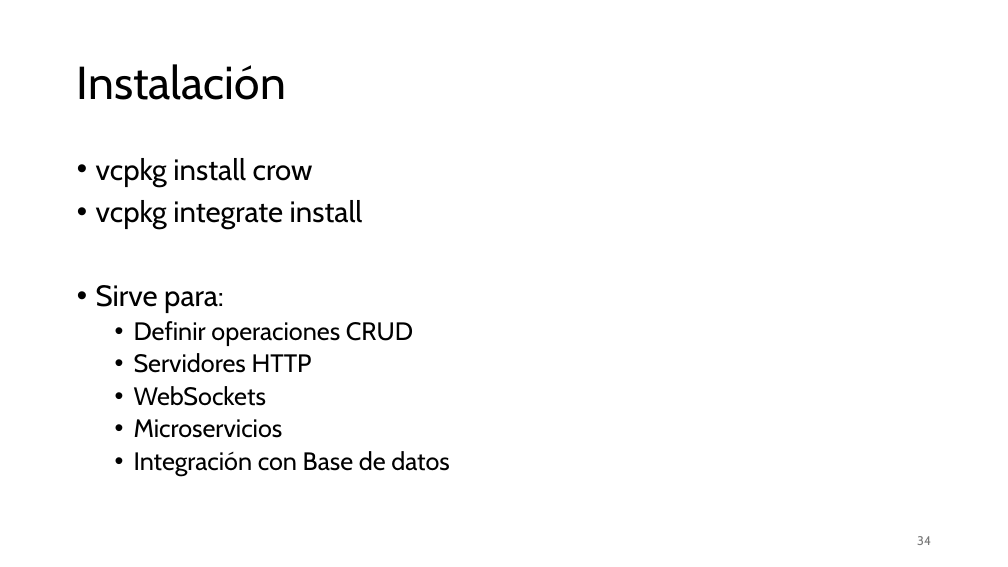
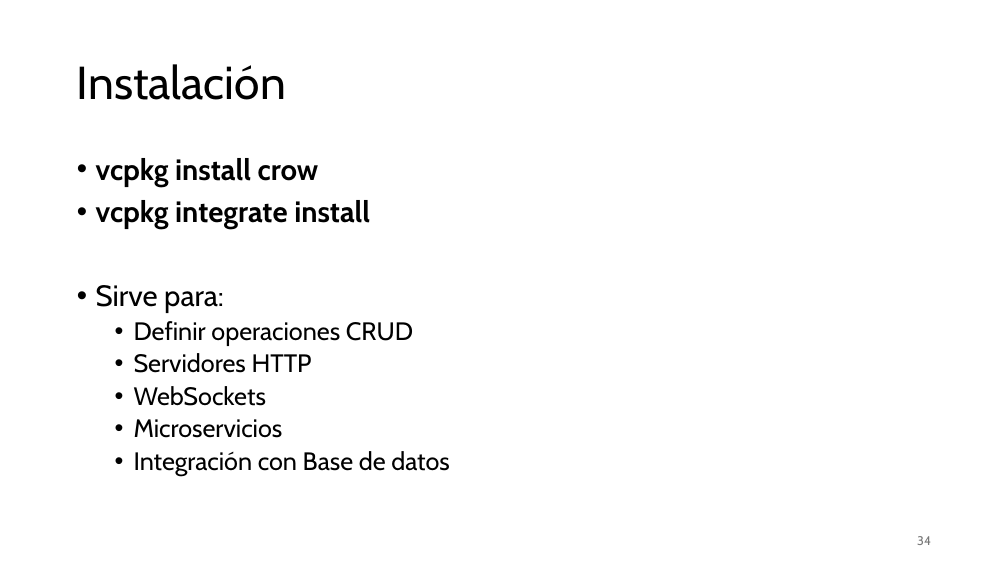
Before and after one commit to aldebarran22/CURSO_CPP_SERVICIOS_30H, a slide deck: slide 34 of doc/2_Creacion_API_RESTfull_C++.pptx. Drawn at 1008x567 pixels with LibreOffice and Linux fonts; fonts in the diff are those of the drawing. Boxes give left, top, right and bottom in pixels: in the first picture for what was removed or moved away, otherwise in the second. Text is boxed around its words. In the diff, an @@ line names an element or a change of style, - is before the commit and + after.

```diff
--- a/doc/2_Creacion_API_RESTfull_C++.pptx
+++ b/doc/2_Creacion_API_RESTfull_C++.pptx
@@ text at (96, 158, 370, 229): bold on in "vcpkg install crow", "vcpkg integrate install" @@
```
Also in this commit, not shown: 5 other slides changed, 16 slides added, 10 other files.
